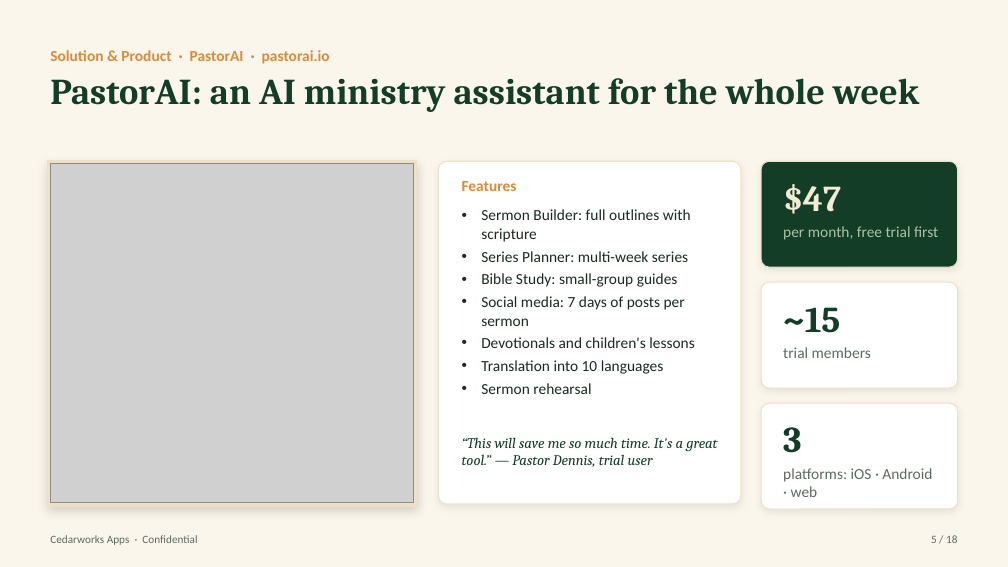
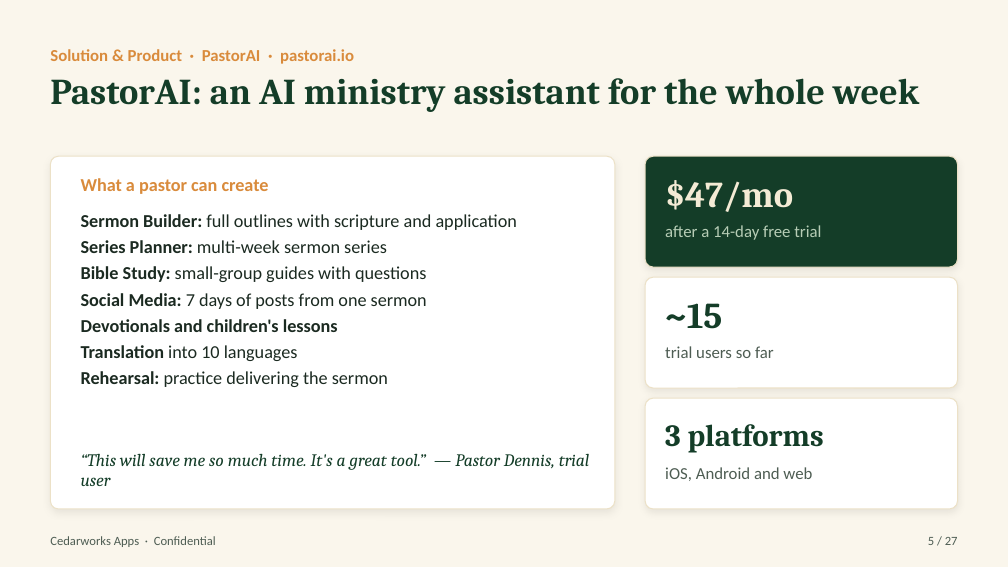
Before and after one commit to Pastorai1/Cedarworksapps, a slide deck: slide 5 of pitch-deck/Cedarworks-Apps-Pitch-Deck.pptx. Drawn at 1008x567 pixels with LibreOffice and Linux fonts; fonts in the diff are those of the drawing; grey boxes stand for pictures. Boxes give left, top, right and bottom in pixels: in the first picture for what was removed or moved away, otherwise in the second. Text is boxed around its words. In the diff, an @@ line names an element or a change of style, - is before the commit and + after.

```diff
--- a/pitch-deck/Cedarworks-Apps-Pitch-Deck.pptx
+++ b/pitch-deck/Cedarworks-Apps-Pitch-Deck.pptx
@@ text "Solution & Product · PastorAI ..." at [50, 49, 354, 64]: size 11 to 12 pt @@
@@ rectangle removed at [47, 160, 416, 506] @@
@@ proportions changed in 4 elements at [645, 277, 958, 388], [645, 156, 958, 267], [645, 398, 958, 509], [50, 156, 615, 509] @@
@@ rounded rectangle: place and size @@
-rounded rectangle at [438, 161, 741, 504]
+rounded rectangle at [50, 156, 615, 509]
@@ picture removed at [50, 163, 413, 503] @@
@@ text added at [81, 178, 269, 194], 13 pt, text #D98B3C, bold @@
+What a pastor can create
@@ rounded rectangle: place and size @@
-rounded rectangle at [761, 161, 958, 267]
+rounded rectangle at [645, 156, 958, 267]
@@ text removed at [462, 181, 517, 191] @@
-Features
@@ text at [665, 180, 793, 212]: text changed @@
-$47
+$47/mo
@@ text at [81, 214, 517, 309]: text changed; size 11 to 13 pt @@
-• Sermon Builder: full outlines with scripture
-• Series Planner: multi-week series
-• Bible Study: small-group guides
-• Social media: 7 days of posts per sermon
+• Sermon Builder: full outlines with scripture and application
+• Series Planner: multi-week sermon series
+• Bible Study: small-group guides with questions
+• Social Media: 7 days of posts from one sermon
@@ text "Sermon Builder: full outlines with ...": place and size @@
-text "Sermon Builder: full outlines with ..." at [481, 209, 695, 394]
+text "Sermon Builder: full outlines with ..." at [81, 214, 517, 387]
@@ text at [665, 225, 821, 240]: text changed; size 11 to 12 pt; text colour #A9C2A8 to #B7CDB6 @@
-per month, free trial first
+after a 14-day free trial
@@ rounded rectangle: place and size @@
-rounded rectangle at [761, 282, 958, 388]
+rounded rectangle at [645, 277, 958, 388]
@@ text "~15": place and size @@
-text "~15" at [783, 307, 840, 333]
+text "~15" at [665, 303, 722, 329]
@@ text at [81, 319, 338, 361]: size 11 to 13 pt in "Devotionals and children's lessons", "Translation into 10 languages"; bold on in "Devotionals and children's lessons", "Translation"; indent changed @@
@@ text added at [665, 346, 774, 358], 12 pt, text #4E5D53 @@
+trial users so far
@@ text removed at [783, 347, 871, 358] @@
-trial members
@@ text at [81, 371, 388, 387]: text changed; size 11 to 13 pt @@
-• Sermon rehearsal
+• Rehearsal: practice delivering the sermon
@@ rounded rectangle: place and size @@
-rounded rectangle at [761, 403, 958, 509]
+rounded rectangle at [645, 398, 958, 509]
@@ text "“This will save me so ...": place and size @@
-text "“This will save me so ..." at [462, 437, 717, 467]
+text "“This will save me so ..." at [81, 454, 590, 486]
@@ text "“This will save me so ..." at [81, 454, 590, 486]: size 10.5 to 12.5 pt @@
@@ text at [665, 424, 824, 453]: text changed; size 26 to 22 pt @@
-3
+3 platforms
@@ text at [665, 467, 812, 481]: text changed; size 11 to 12 pt; text colour #5C6B61 to #4E5D53 @@
-platforms: iOS · Android · web
+iOS, Android and web
@@ text "Cedarworks Apps · Confidential" at [50, 536, 216, 547]: size 8 to 9 pt, text colour #5C6B61 to #4E5D53 @@
@@ text at [928, 537, 958, 545]: text changed; size 8 to 9 pt; text colour #5C6B61 to #4E5D53 @@
-5 / 18
+5 / 27
```
Also in this commit, not shown: 12 other slides changed, 14 slides added, 5 slides removed, 15 other files.
